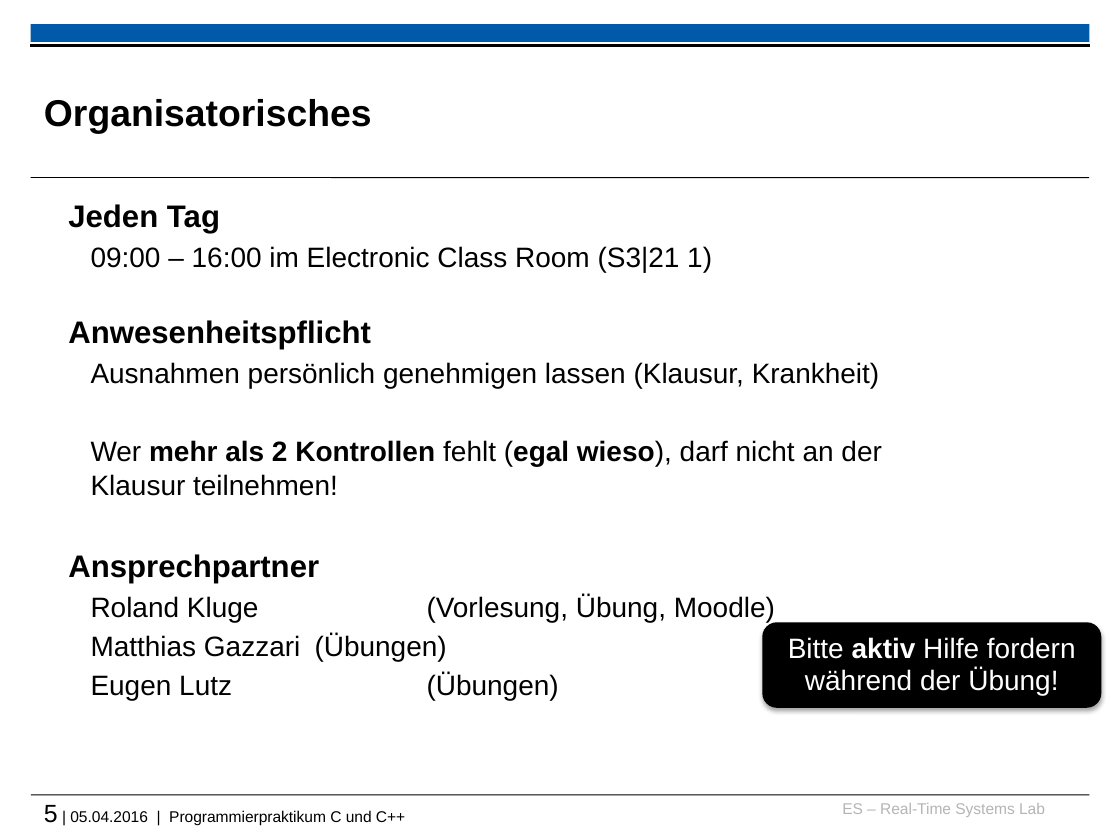
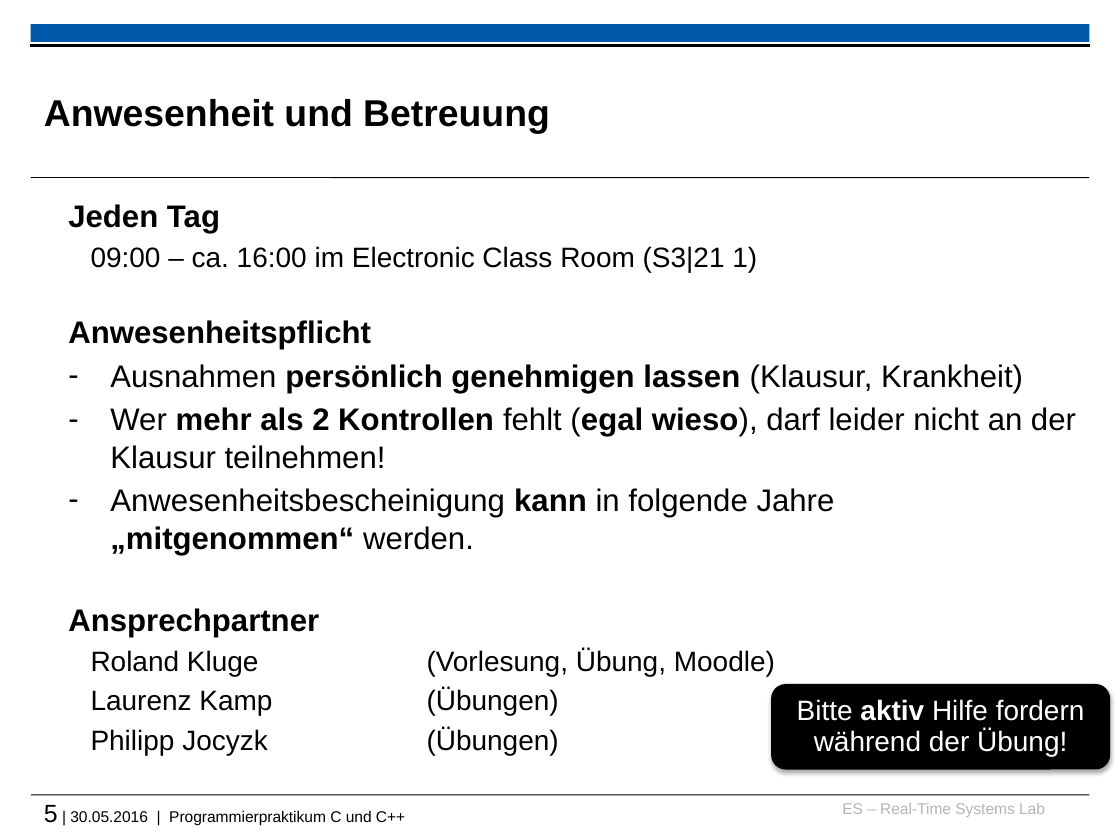
Before and after one commit to h82k/tud-cppp, a slide deck: slide 5 of cppp_lecture.pptx. Drawn at 1120x840 pixels with LibreOffice and Linux fonts; fonts in the diff are those of the drawing; background and template pictures are left out. Boxes give left, top, right and bottom in pixels: in the first picture for what was removed or moved away, otherwise in the second. Text is boxed around its words. In the diff, an @@ line names an element or a change of style, - is before the commit and + after.

```diff
--- a/cppp_lecture.pptx
+++ b/cppp_lecture.pptx
@@ title at (44, 99, 550, 133): text changed @@
-Organisatorisches
+Anwesenheit und Betreuung
@@ text at (91, 246, 757, 272): text changed @@
-  09:00 – 16:00 im Electronic Class Room (S3|21 1)
+  09:00 – ca. 16:00 im Electronic Class Room (S3|21 1)
@@ text at (110, 364, 1023, 393): size 18 to 20 pt in "Ausnahmen persönlich genehmigen lassen (Klausur, Krankheit)"; bold on in "persönlich genehmigen lassen"; bullet none to -; list level 2 to 1 in "Ausnahmen persönlich genehmigen lassen (Klausur, ..." @@
@@ text at (110, 407, 1076, 555): text changed; size 18 to 20 pt @@
-  Wer mehr als 2 Kontrollen fehlt (egal wieso), darf nicht an der Klausur teilnehmen!
+– Wer mehr als 2 Kontrollen fehlt (egal wieso), darf leider nicht an der Klausur teilnehmen!
+– Anwesenheitsbescheinigung kann in folgende Jahre „mitgenommen“ werden.
@@ text at (427, 689, 559, 755): text changed @@
-  Matthias Gazzari (Übungen)
-  Eugen Lutz (Übungen)
+  Laurenz Kamp (Übungen)
+  Philipp Jocyzk (Übungen)
@@ rounded rectangle "Bitte aktiv Hilfe fordern während ...": place and size @@
-rounded rectangle "Bitte aktiv Hilfe fordern während ..." at (763, 623, 1101, 707)
+rounded rectangle "Bitte aktiv Hilfe fordern während ..." at (772, 684, 1110, 768)
@@ text at (44, 805, 405, 825): text changed @@
-5 | 05.04.2016 | Programmierpraktikum C und C++
+5 | 30.05.2016 | Programmierpraktikum C und C++
```
Also in this commit, not shown: 80 other slides changed, 20 slides added, 14 slides removed, 1 other file.
